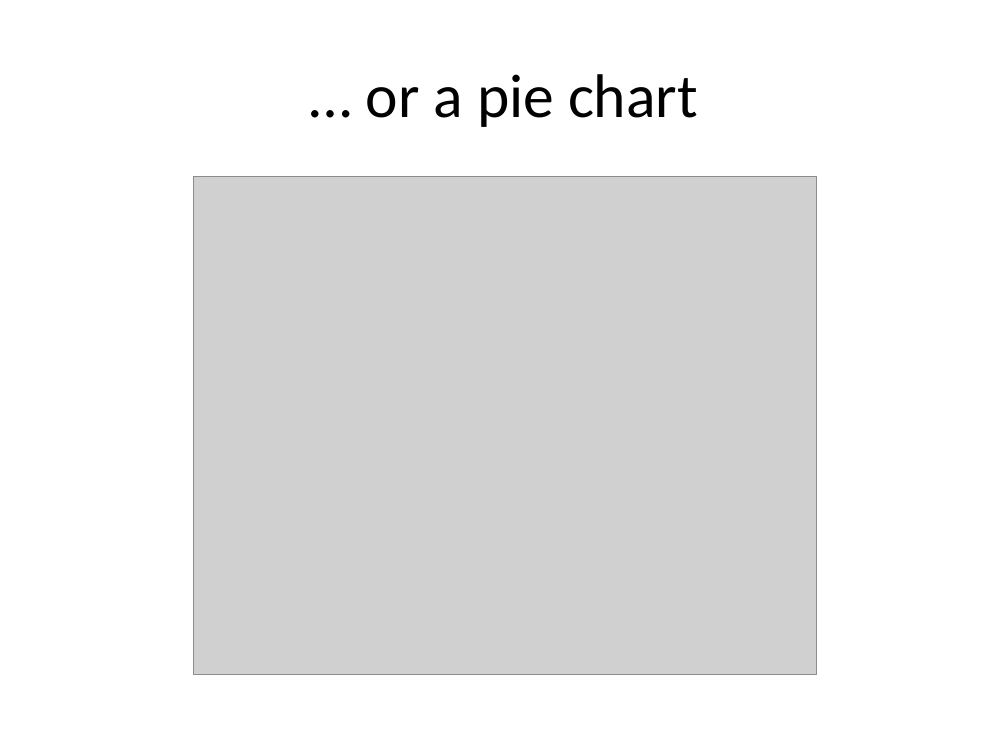
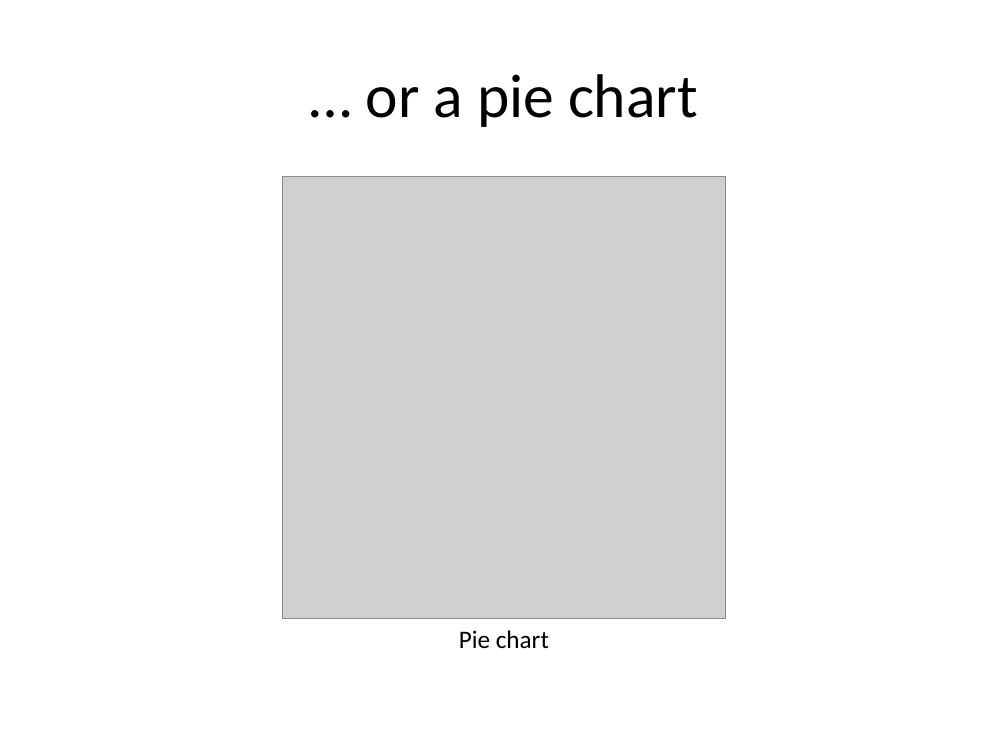
Before and after one commit to pmean/data-visualization, a slide deck: slide 12 of data-viz-02/src/data-visualization-02-bars.pptx (slide 13 before the commit). Drawn at 1008x756 pixels with LibreOffice and Linux fonts; fonts in the diff are those of the drawing; grey boxes stand for pictures. Boxes give left, top, right and bottom in pixels: in the first picture for what was removed or moved away, otherwise in the second. Text is boxed around its words. In the diff, an @@ line names an element or a change of style, - is before the commit and + after.

```diff
--- a/data-viz-02/src/data-visualization-02-bars.pptx
+++ b/data-viz-02/src/data-visualization-02-bars.pptx
@@ picture: place and size @@
-picture at (194,176,816,674)
+picture at (283,176,726,619)
@@ text added at (459,630,549,648), 18 pt, text #000000 @@
+Pie chart
```
Also in this commit, not shown: 15 other slides changed, 5 slides added, 21 slides removed, 47 other files.
